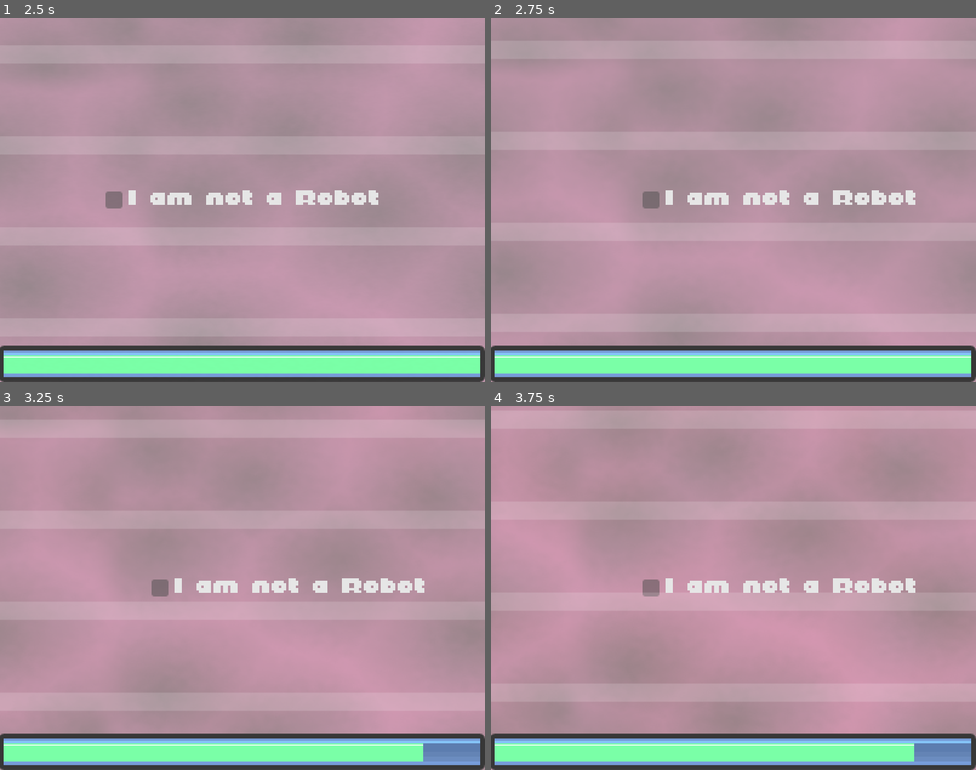
Above: before the commit, frames 1-4 (two rows, left to right).
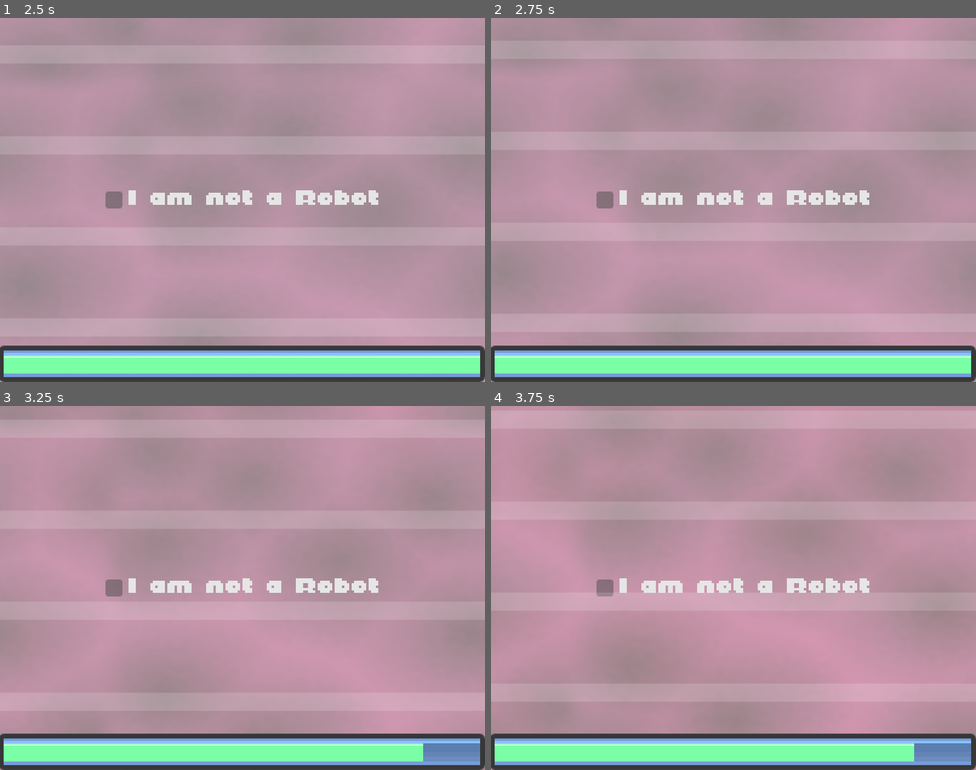
Above: after the commit, the same moments.

Repository: my-koala/UHackathon2025
Game: Godot game, scene res://assets/main.tscn
Two runs of this game, one before a commit and one after it. Both use one fixed random seed, a clock stepped at 60 frames per second and the inputs below. The engine's default icon, where the game draws it, is replaced by a stand-in: a white triangle on a blue panel in a dark square.
Inputs:
- Up to frame 1 (2.5 s): click "I am not a Robot" at 0.5 s; click "I am not a Robot" at 1.25 s; click "I am not a Robot" at 2 s
- Up to frame 2 (2.75 s): no input
- Up to frame 3 (3.25 s): no input
- Up to frame 4 (3.75 s): no input

Frame 1 is identical in both runs. In frame 2, 1.5% of the frame differs, in the area x 21-88%, y 47-53%; in frame 3, 1.5%; in frame 4, 1.5%.

Commit message:
Checkbox bounds fix

Diff:
--- a/assets/microgame/checkbox/checkbox.tscn
+++ b/assets/microgame/checkbox/checkbox.tscn
@@ -28,8 +28,8 @@
 grow_vertical = 2
 text = "I am not a Robot"
 script = ExtResource("2_5hyha")
-defaultPosition = Vector2(119.5, 134.5)
-maxBounds = Vector2(125, 143)
+defaultPosition = Vector2(82, 134.5)
+maxBounds = Vector2(236, 143)
 speed = 450.0
 
 [connection signal="pressed" from="check_box" to="." method="complete" binds= [true]]
